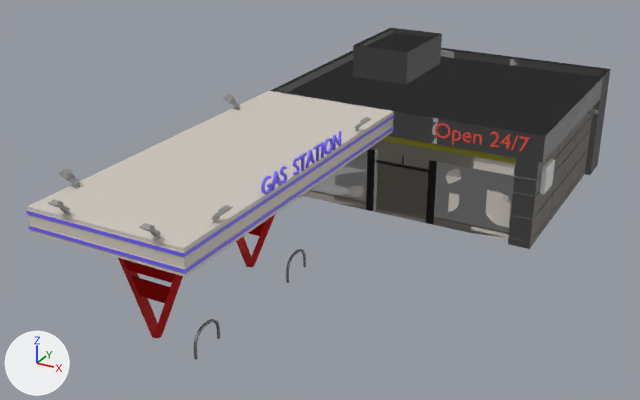
An edit to the Blender file GasStation.blend, drawn before and after from the same camera.
The view is the same before and after, from a 50 mm lens placed at (19.1, -16.8, 20.5), pointed at (1.6, 15.1, 4.5). The lights are fixed; the arrows at lower left show +X, +Y and +Z.
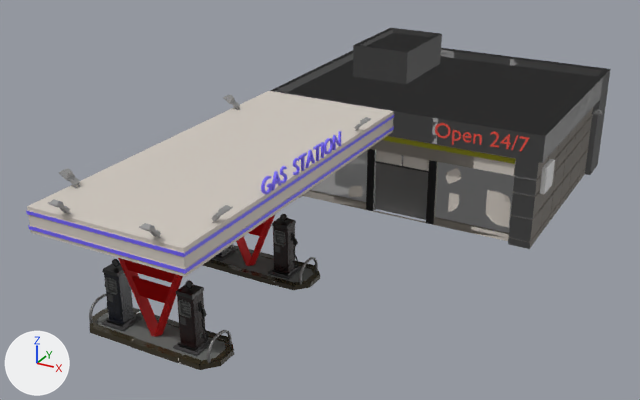
Boxes (x1, y1, x2, y2) around the edits, measured in the pictures (640 x 400 px; the box of a moved part takes in the faces that stretch with it):
'Plane.007', reshaped
    before: (118, 91, 608, 360)
    after: (89, 91, 608, 370)
part 1 of me_plane_008, moved or reshaped
    before: (588, 109, 599, 115)
    after: (592, 109, 603, 115)
part 2 of me_plane_008, built on
    before: (286, 249, 306, 283)
    after: (203, 214, 320, 290)
part 3 of me_plane_008, built on
    before: (194, 319, 220, 360)
    after: (89, 259, 234, 370)
part 4 of me_plane_008, moved or reshaped
    before: (333, 150, 429, 203)
    after: (333, 150, 429, 184)

What changed in the scene script:
```text
Add img_mi_colorpalette_metallicroughness_png:
    img_mi_colorpalette_metallicroughness_png = load_image('MI_ColorPalette_MetallicRoughness.png', '_unpacked/MI_ColorPalette_MetallicRoughness.png', 1024, 1024, 'Non-Color')
Add img_t_colorpalette2048_png:
    img_t_colorpalette2048_png = load_image('T_colorPalette2048.png', '_unpacked/T_colorPalette2048.png', 2048, 2048, 'sRGB')
Add mat_mi_colorpalette:
    mat_mi_colorpalette = bpy.data.materials.new('MI_ColorPalette')
    # uses the picture img_mi_colorpalette_metallicroughness_png
    # uses the picture img_t_colorpalette2048_png
Change me_plane_008:
    used by ob_plane_007; location = (3.52, 24.6, 2.39); scale = (6.63, 5.53, 6.63)
    remove me_plane_008.from_pydata(...)  # 2862 vertices, 2579 faces, 1 loose edge; spans x -1.05..1.08, y -3.64..1.17, z 0.0..0.68
    add me_plane_008.from_pydata(...)  # 8020 vertices, 4278 faces, 6 loose edges; spans x -1.05..1.11, y -3.7..1.17, z 0.0..0.68
    me_plane_008 part 1: the loose piece of 72 vertices spanning x 1.0..1.08, y 0.59..0.67, z 0.58..0.62 is moved by (0.03, 0.0, 0.0)
    me_plane_008 part 2: 180 vertices removed from x -0.81..-0.17, y -2.49..-2.22, z 0.03..0.68; 2765 vertices added at x -0.95..-0.04, y -2.53..-2.16, z 0.0..0.64
    me_plane_008 part 3: 156 vertices removed from x -0.18..-0.17, y -3.64..-3.37, z 0.03..0.2; 2741 vertices added at x -0.95..-0.04, y -3.7..-3.33, z 0.0..0.44
    me_plane_008 part 4: 26 vertices removed from x -0.25..0.22, y -0.92..-0.89, z 0.39..0.5; 14 vertices added at x -0.25..0.28, y -0.92, z 0.38..0.5
    add me_plane_008.materials.append(mat_mi_colorpalette)
```
